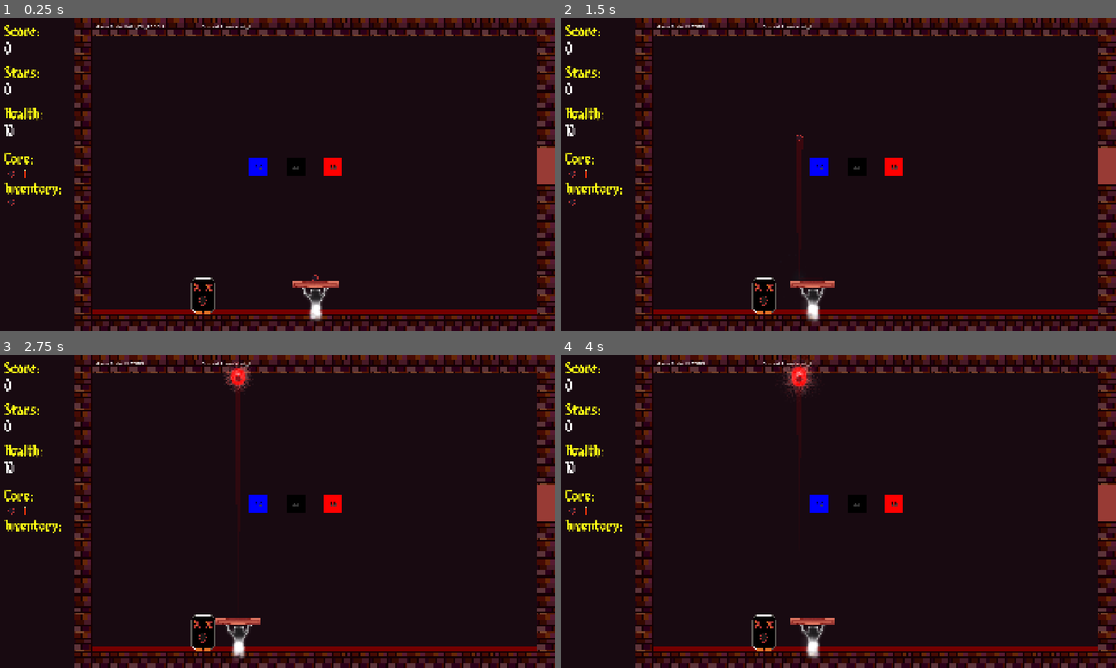
Above: before the commit, frames 1-4 (two rows, left to right).
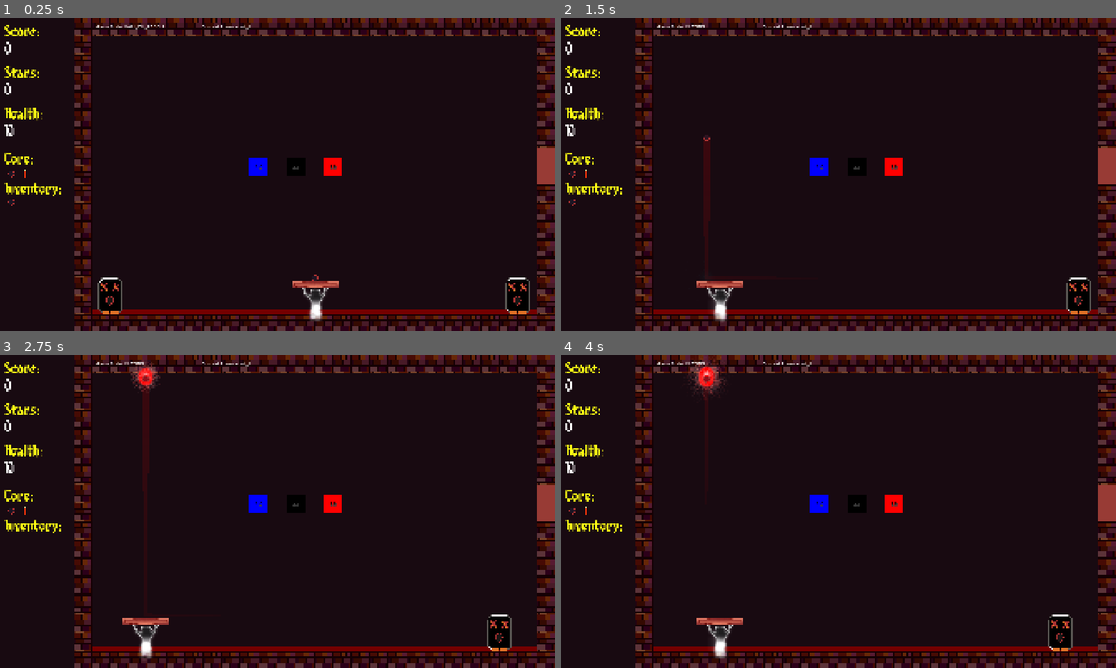
Above: after the commit, the same moments.

Repository: lostpoet999/escape_to_marty
Game: Godot game, scene res://scenes_and_scripts/levels/test_scene.tscn
Two runs of this game, one before a commit and one after it. Both use one fixed random seed, a clock stepped at 60 frames per second and the inputs below. This scene is started directly instead of the project's main scene. Sound files missing from this copy of the repository are replaced by a short silence.
Inputs (mouse positions are in pixels of both pictures, inside the frame that each line leads up to):
- Up to frame 1 (0.25 s): no input
- Up to frame 2 (1.5 s): click (572, 174) at 0.52 s; click (583, 174) at 1.27 s
- Up to frame 3 (2.75 s): click (11, 539) at 2.02 s
- Up to frame 4 (4 s): click (572, 511) at 2.77 s; click (583, 511) at 3.52 s

The runs differ from the first frame. In frame 1, 0.5% of the frame differs, in the area x 17-96%, y 82-95%; in frame 2, 1.8%; in frame 3, 2.4%, in the area x 22-93%, y 1-97%; in frame 4, 2.1%.

Commit message:
chore: updated deon move action to move to center with bounds check

Diff:
--- a/scenes_and_scripts/enemies/enemy_actions/hop_right.gd
+++ /dev/null
@@ -1,21 +0,0 @@
-class_name HopRight
-extends EnemyActions
-
-@export var right_distance: float
-@export var up_distance: float
-@export var speed: float
-@export var max_hops: int
-@export var back_chance: float
-var hops: int = 0
-
-func reset()->void:
-	hops = 0
-
-func execute_action(actor: Variant)->void:
-	if hops < max_hops:
-		if hops > 2:
-			if randf_range(1, 100) < back_chance:
-				actor.position.x -= right_distance
-				return
-		actor.position.x += right_distance
-		hops +=1
--- a/scenes_and_scripts/enemies/enemy_actions/hop_right.tres
+++ /dev/null
@@ -1,12 +0,0 @@
-[gd_resource type="Resource" script_class="HopRight" format=3 uid="uid://b35bxjo42acuj"]
-
-[ext_resource type="Script" uid="uid://bggdt68lamuu7" path="res://scenes_and_scripts/enemies/enemy_actions/hop_right.gd" id="1_igphw"]
-
-[resource]
-script = ExtResource("1_igphw")
-right_distance = 64.0
-up_distance = 32.0
-speed = 5.0
-max_hops = 5
-action_name = "Hop Right"
-metadata/_custom_type_script = "uid://bggdt68lamuu7"
--- /dev/null
+++ b/scenes_and_scripts/enemies/enemy_actions/hop_to_center.gd
@@ -0,0 +1,31 @@
+class_name HopToCenter
+extends EnemyActions
+
+const CENTER:float = 1088.00
+const LEFT:float = 384.00
+const LEFT_CENTER:float  = 960.00
+const RIGHT_CENTER: float = 1216.00
+const RIGHT: float = 1782.00
+
+
+@export var hop_distance: float
+@export var up_distance: float
+@export var speed: float
+@export var max_hops: int
+@export var back_chance: float
+var hops: int = 0
+
+func reset()->void:
+	hops = 0
+
+func execute_action(actor: Variant)->void:
+	if actor.global_position.x <= LEFT_CENTER:
+		if randf_range(1,100) <= back_chance and actor.global_position.x > 384:
+			actor.global_position.x -= hop_distance
+		elif actor.global_position.x != LEFT_CENTER:
+			actor.global_position.x += hop_distance
+	elif actor.global_position.x >= RIGHT_CENTER:
+		if randf_range(1,100) <= back_chance and actor.global_position.x < 1782:
+			actor.global_position.x += hop_distance
+		elif actor.global_position.x != RIGHT_CENTER:
+			actor.global_position.x -= hop_distance
--- /dev/null
+++ b/scenes_and_scripts/enemies/enemy_actions/hop_to_center.tres
@@ -0,0 +1,14 @@
+[gd_resource type="Resource" script_class="HopToCenter" format=3 uid="uid://s3g48bxw4pcg"]
+
+[ext_resource type="Script" uid="uid://bggdt68lamuu7" path="res://scenes_and_scripts/enemies/enemy_actions/hop_to_center.gd" id="1_34bor"]
+
+[resource]
+script = ExtResource("1_34bor")
+hop_distance = 64.0
+up_distance = 32.0
+speed = 1.0
+max_hops = 5
+back_chance = 30.0
+action_name = "Hop To Center"
+clamp_paddle = true
+metadata/_custom_type_script = "uid://bggdt68lamuu7"
--- a/scenes_and_scripts/enemies/placed_enemy.gd
+++ b/scenes_and_scripts/enemies/placed_enemy.gd
@@ -46,7 +46,6 @@
 
 func _on_ramming_collision_body_entered(body: Node2D) -> void:
 	if body is Paddle:
-		if body.committed_distance > 700:
-			print("good hit!")
+		if body.committed_distance > 500:
 			Signalbus.blocker_removed.emit(self)
 			queue_free()
--- a/scenes_and_scripts/enemies/specific_enemies/no_see_me_demon/deon.tscn
+++ b/scenes_and_scripts/enemies/specific_enemies/no_see_me_demon/deon.tscn
@@ -4,11 +4,11 @@
 [ext_resource type="PackedScene" uid="uid://b3j8yvc0658fc" path="res://scenes_and_scripts/enemies/placed_enemy_base.tscn" id="1_hxmmq"]
 [ext_resource type="Script" uid="uid://bbq2uibufrs08" path="res://scenes_and_scripts/enemies/enemy_actions/enemy_action_base.gd" id="2_2bfs3"]
 [ext_resource type="Texture2D" uid="uid://dp7nockj7iwkm" path="res://scenes_and_scripts/enemies/specific_enemies/no_see_me_demon/no-see-me-demon.png" id="2_j7ao1"]
-[ext_resource type="Script" uid="uid://bggdt68lamuu7" path="res://scenes_and_scripts/enemies/enemy_actions/hop_right.gd" id="3_2bfs3"]
+[ext_resource type="Script" uid="uid://bggdt68lamuu7" path="res://scenes_and_scripts/enemies/enemy_actions/hop_to_center.gd" id="3_2bfs3"]
 
 [sub_resource type="Resource" id="Resource_rwvd0"]
 script = ExtResource("3_2bfs3")
-right_distance = 64.0
+hop_distance = 64.0
 up_distance = 32.0
 speed = 5.0
 max_hops = 5
--- a/scenes_and_scripts/levels/test_scene.tscn
+++ b/scenes_and_scripts/levels/test_scene.tscn
@@ -6,22 +6,31 @@
 
 [node name="room_base" unique_id=565861230 instance=ExtResource("1_mohje")]
 
-[node name="OpenSeal" parent="." index="8" unique_id=887021685 instance=ExtResource("2_v1bgv")]
-position = Vector2(896, 512)
+[node name="OpenSeal" parent="PlayArea/Bricks" parent_id_path=PackedInt32Array(424513038) index="0" unique_id=887021685 instance=ExtResource("2_v1bgv")]
+position = Vector2(960, 640)
 initialize_brick_on_leveldata = false
 stages = Dictionary[int, float]({})
 
-[node name="OpenSeal2" parent="." index="9" unique_id=939948933 instance=ExtResource("2_v1bgv")]
-position = Vector2(1024, 512)
+[node name="OpenSeal2" parent="PlayArea/Bricks" parent_id_path=PackedInt32Array(424513038) index="1" unique_id=939948933 instance=ExtResource("2_v1bgv")]
+position = Vector2(1088, 640)
 initialize_brick_on_leveldata = false
 
-[node name="OpenSeal3" parent="." index="10" unique_id=1653960440 instance=ExtResource("2_v1bgv")]
-position = Vector2(1152, 512)
+[node name="OpenSeal3" parent="PlayArea/Bricks" parent_id_path=PackedInt32Array(424513038) index="2" unique_id=1653960440 instance=ExtResource("2_v1bgv")]
+position = Vector2(1216, 640)
 initialize_brick_on_leveldata = false
 stages = Dictionary[int, float]({
 1: 3.0
 })
 
-[node name="Deon" parent="." index="11" unique_id=1934117901 instance=ExtResource("3_v1bgv")]
-position = Vector2(704, 960)
+[node name="side_wall_spawn_left_1" parent="PlayArea/Spawners" parent_id_path=PackedInt32Array(1587044855) index="0" unique_id=876214005]
+position = Vector2(384, 1056)
+
+[node name="Deon" parent="." index="8" unique_id=1934117901 instance=ExtResource("3_v1bgv")]
+position = Vector2(1792, 960)
+action_timer = 2.0
 is_blocker = true
+
+[node name="Deon2" parent="." index="9" unique_id=186640633 instance=ExtResource("3_v1bgv")]
+position = Vector2(384, 960)
+action_timer = 2.0
+is_blocker = true
Renamed: scenes_and_scripts/enemies/enemy_actions/hop_right.gd.uid -> scenes_and_scripts/enemies/enemy_actions/hop_to_center.gd.uid
